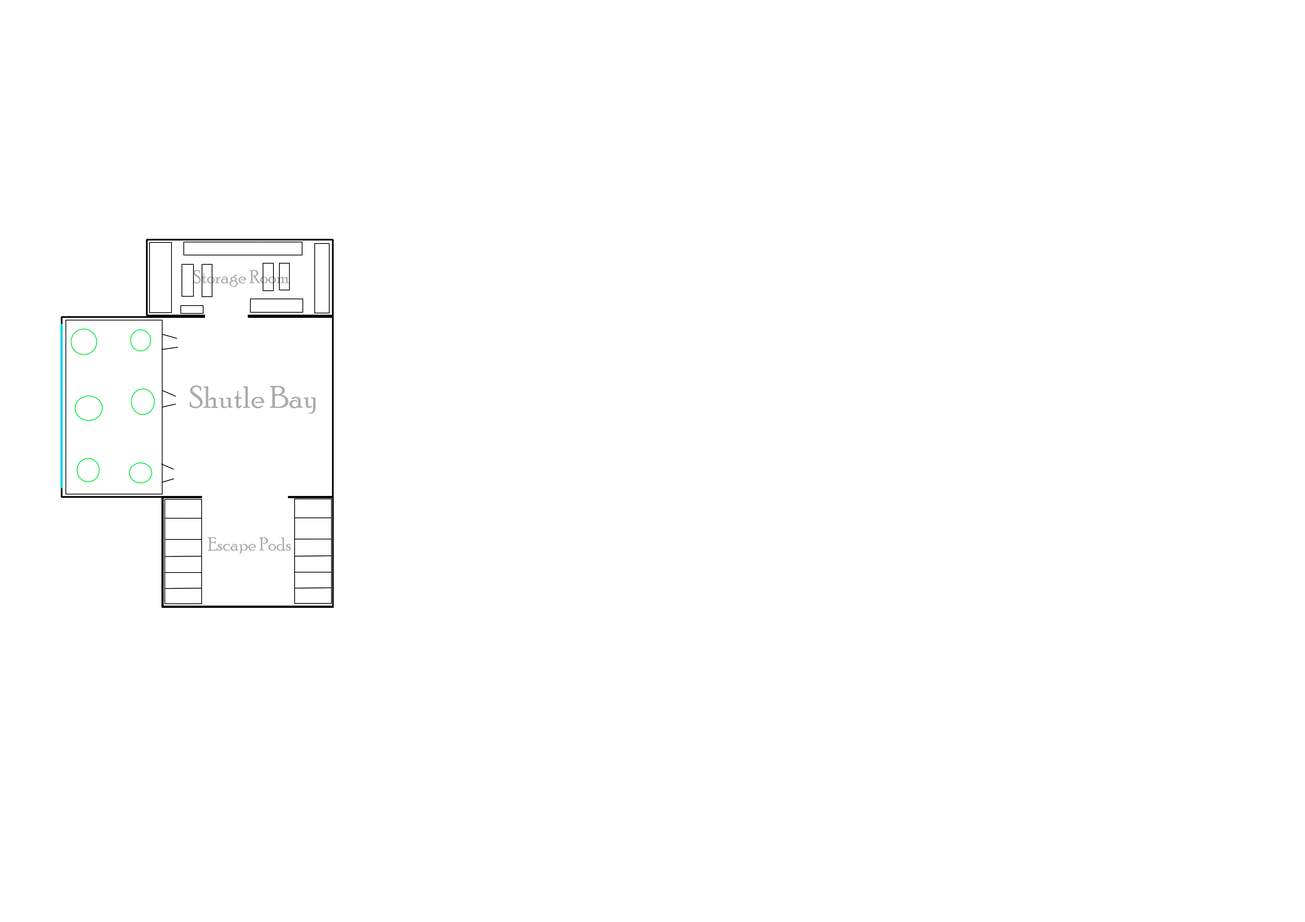
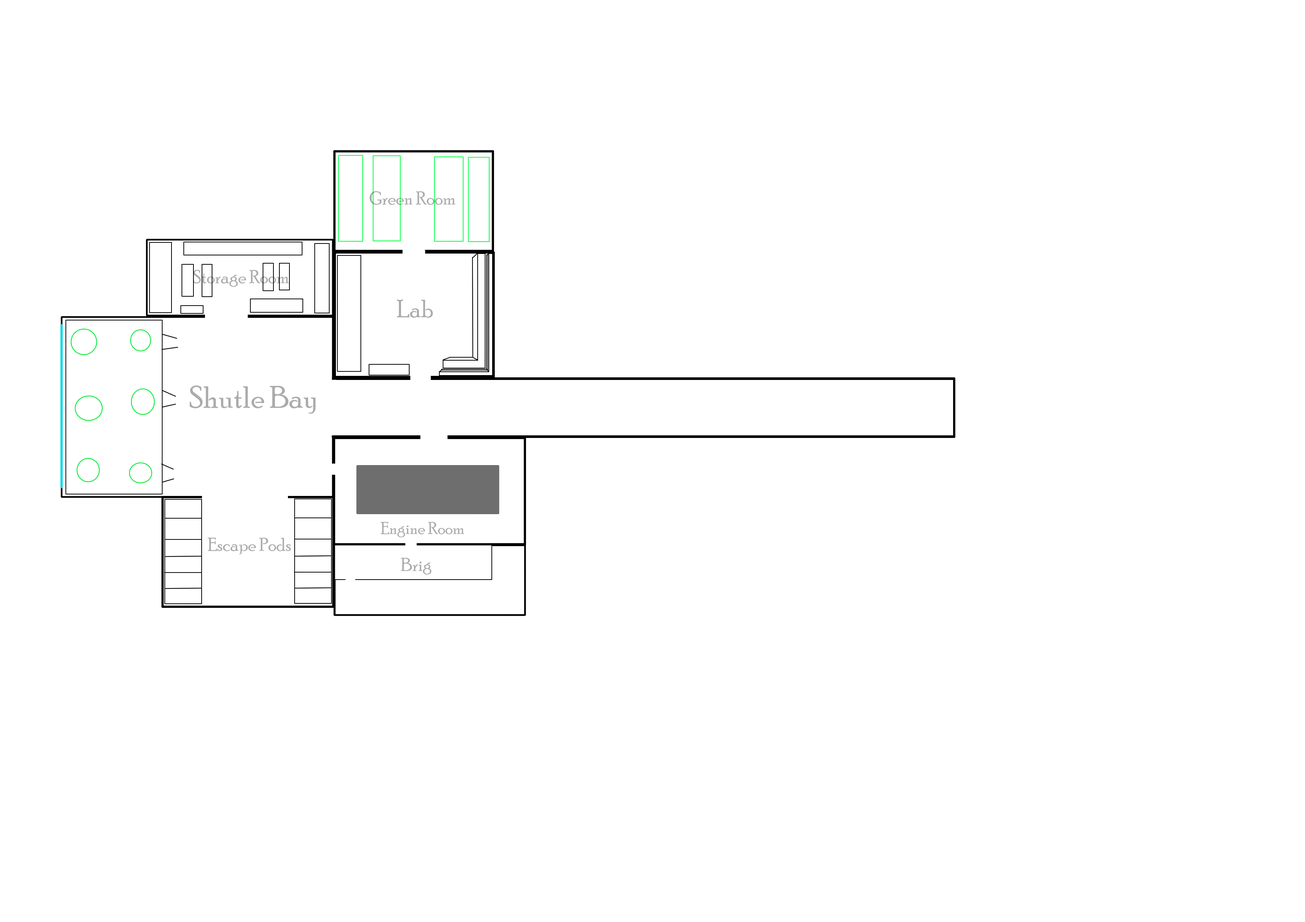
Layers edited between the first and the second 1305x922 image:
painted on "Paint Layer 1" over [left=207, top=150, right=956, bottom=617]
removed layer "Paint Layer 1" (2nd of 2) over [left=207, top=214, right=358, bottom=617]
